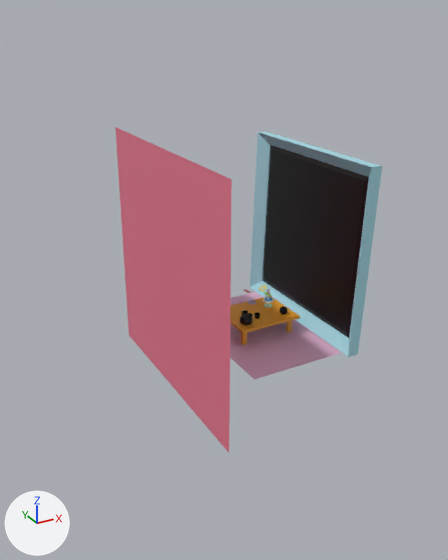
What one commit did to the OBJ model resources/models/final-scene/finalscene2.obj.
Both versions are drawn from a 50 mm camera at (-26.7, -42.2, 21.6) aimed at (-2.7, 1.4, -0.2). Arrows for +X, +Y and +Z are at lower left; the lights stay in place. Where no turn or scale is listed for an object, it has been applied to the vertices. Vertices at the same position are counted once.
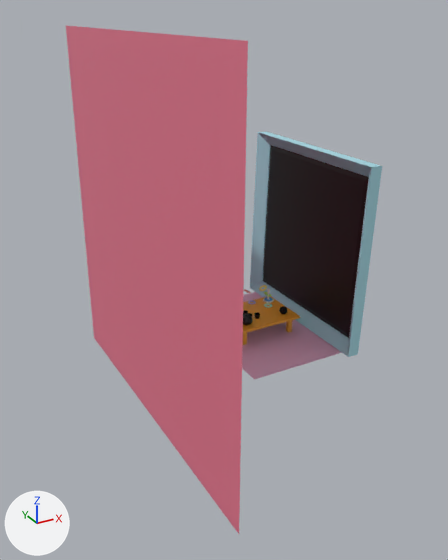
What differs and where, as boxes (x1, y1, x2, y2) in the pictures (448 x 560 px):
'Plane.001', reshaped (55% wider, 56% taller)
    before: (115, 127, 232, 452)
    after: (66, 26, 248, 534)

The edits, one by one:
me_plane_001 has 4 vertices, 2 faces and spans x -8.3..-8.2, y -9.5..11.4, z -9.0..11.9.
me_plane_001 is used by ob_plane_001; location (0.0, 0.0, 0.0).
Verts and faces of me_plane_001; kept vertices keep their numbers, new ones are numbered from 4.
Before the commit, vertices of me_plane_001: 0 (-8.2, -9.5, 11.9) at pixel (231, 179), 1 (-8.3, -9.5, -9.0) at pixel (229, 453), 2 (-8.2, 11.4, 11.9) at pixel (115, 126), 3 (-8.3, 11.4, -9.0) at pixel (128, 335).
Part 1, on me_plane_001:
Vertices deleted: 0 to 3 (with the faces that use them).
New vertex 4 is at (-9.7, -13.4, -12.9), pixel (239, 534).
New vertex 5 is at (-9.5, 19.6, 20.1), pixel (65, 25).
New vertex 6 is at (-9.5, -13.4, 20.1), pixel (247, 40).
New vertex 7 is at (-9.7, 19.6, -12.9), pixel (94, 337).
New faces: (4, 5, 6), (4, 7, 5).
